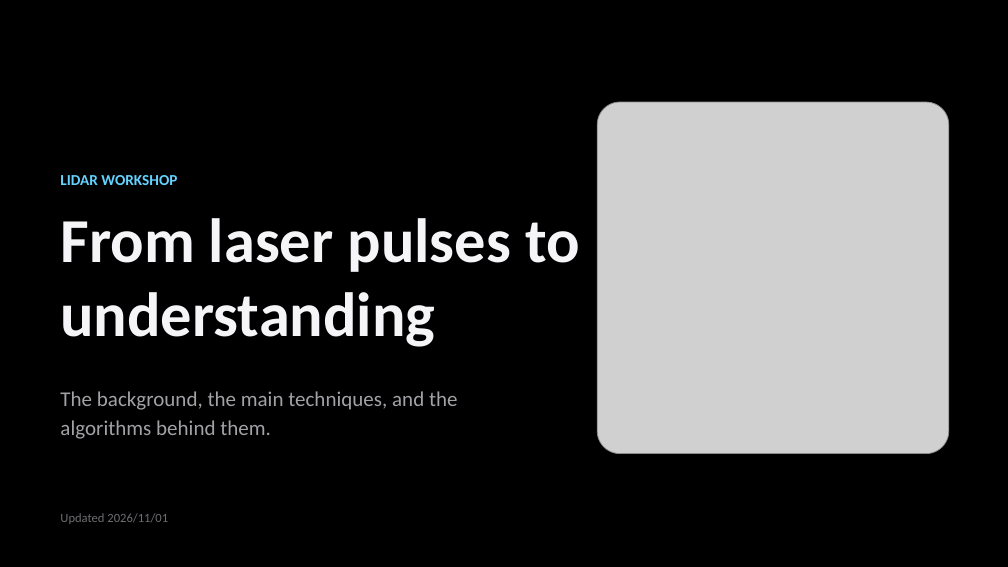
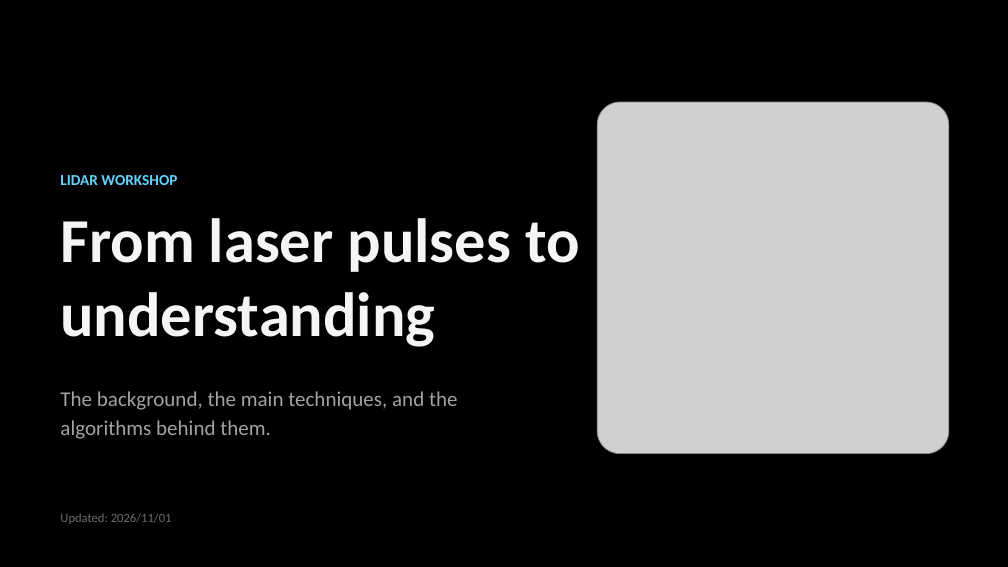
Before and after one commit to maninka123/lidar-learning-lab, a slide deck: slide 1 of presentation/LiDAR_Workshop_Slides.pptx. Drawn at 1008x567 pixels with LibreOffice and Linux fonts; fonts in the diff are those of the drawing; grey boxes stand for pictures. Boxes give left, top, right and bottom in pixels: in the first picture for what was removed or moved away, otherwise in the second. Text is boxed around its words. In the diff, an @@ line names an element or a change of style, - is before the commit and + after.

```diff
--- a/presentation/LiDAR_Workshop_Slides.pptx
+++ b/presentation/LiDAR_Workshop_Slides.pptx
@@ text at [60, 513, 172, 524]: text changed @@
-Updated 2026/11/01
+Updated: 2026/11/01
```
Also in this commit, not shown: 2 other slides changed, 1 slide added, 1 other file.
